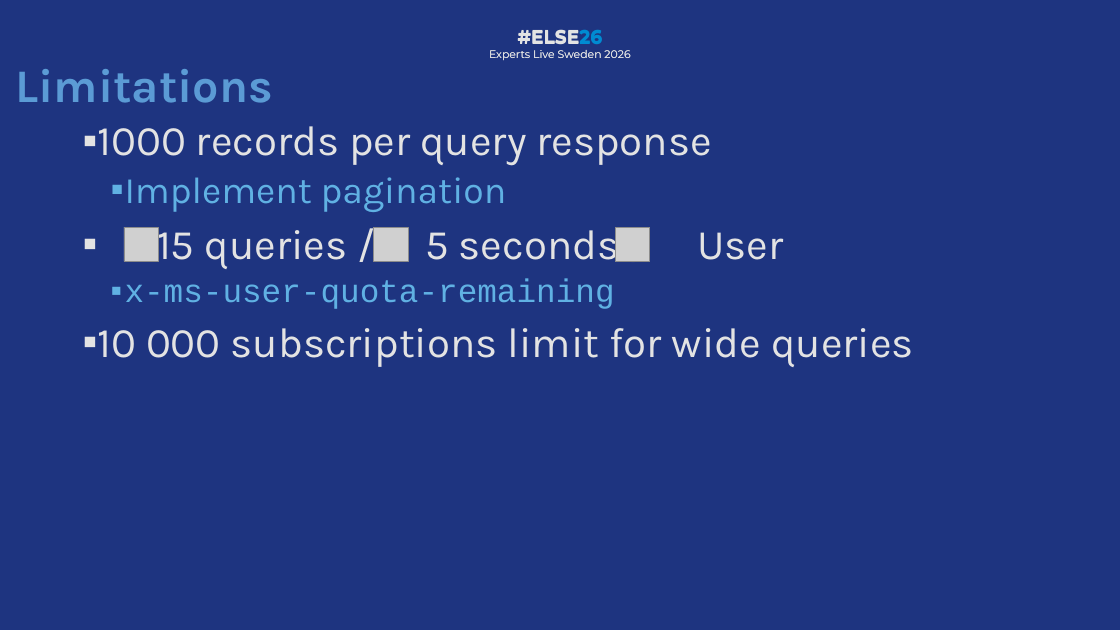
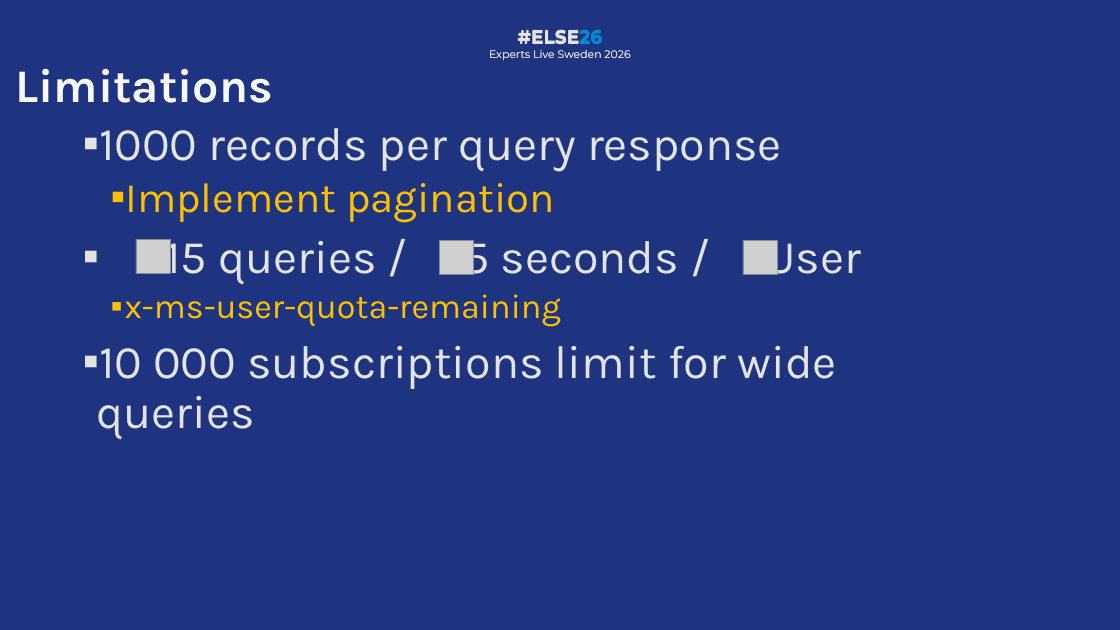
Before and after one commit to PalmEmanuel/ELSE26, a slide deck: slide 23 of ELSE26_TreasureHuntingInAzureWithKQL.pptx. Drawn at 1120x630 pixels with LibreOffice and Linux fonts; fonts in the diff are those of the drawing; grey boxes stand for pictures; background and template pictures are left out. Boxes give left, top, right and bottom in pixels: in the first picture for what was removed or moved away, otherwise in the second. Text is boxed around its words. In the diff, an @@ line names an element or a change of style, - is before the commit and + after.

```diff
--- a/ELSE26_TreasureHuntingInAzureWithKQL.pptx
+++ b/ELSE26_TreasureHuntingInAzureWithKQL.pptx
@@ title "Limitations" at (16, 68, 273, 103): text colour #5B9BD5 to #F7F9FF @@
@@ text "1000 records per query response" at (99, 128, 836, 389): size 54 to 60 pt in "1000 records per query response", "15 queries / 5 seconds / User", "10 000 subscriptions limit for wide queries"; size 48 to 54 pt in "Implement pagination"; text colour #60B1E3 to #FFC000 in "Implement pagination", "x-ms-user-quota-remaining"; size 42 to 44 pt, font Courier New to Karla in "x-ms-user-quota-remaining" @@
@@ picture: place and size @@
-picture at (124, 227, 158, 262)
+picture at (136, 239, 170, 273)
@@ picture removed at (374, 227, 408, 262) @@
@@ picture removed at (615, 227, 650, 262) @@
@@ picture added at (440, 240, 474, 274) @@
@@ picture added at (743, 240, 777, 274) @@
```
Also in this commit, not shown: 22 other slides changed, 1 slide removed.
